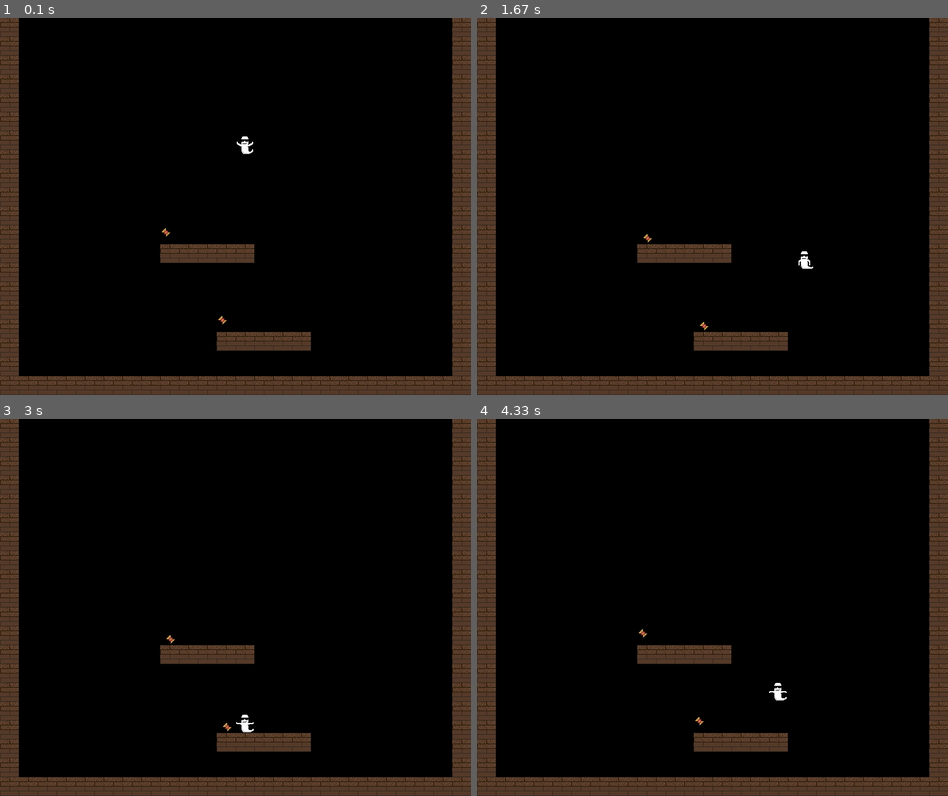
Above: before the commit, frames 1-4 (two rows, left to right).
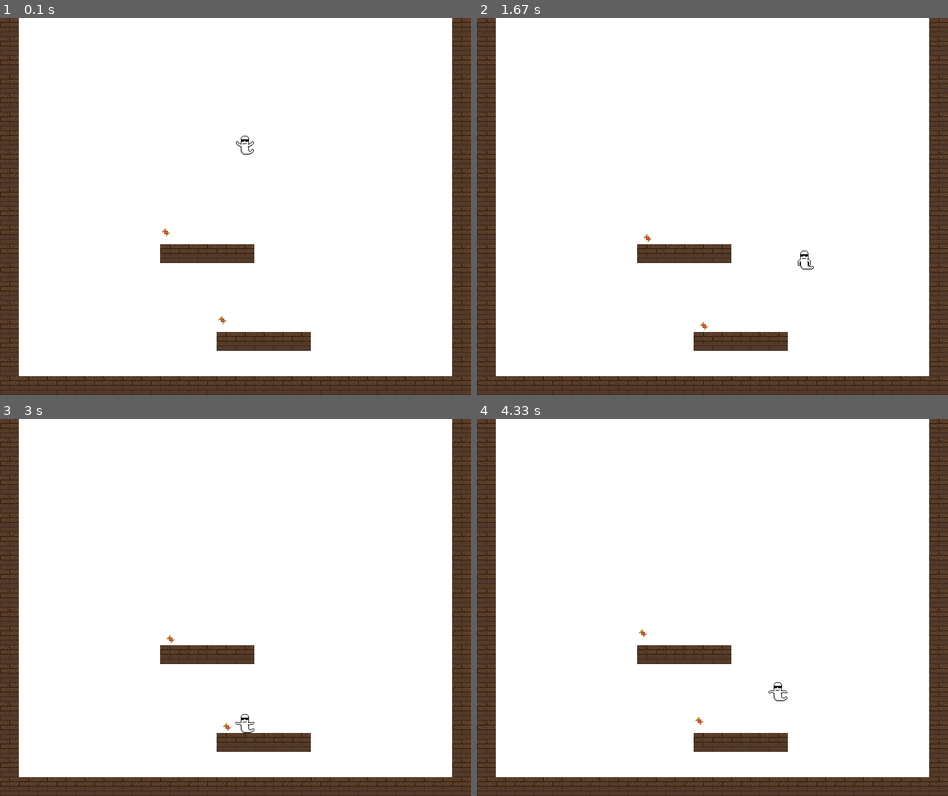
Above: after the commit, the same moments.

Repository: Cjreynol-zz/pygame-boilerplate
Game: pygame game, started from examples/test/__main__.py
Two runs of this game, one before a commit and one after it. Both use one fixed random seed, a clock stepped at 60 frames per second and the inputs below.
Inputs:
- Up to frame 1 (0.1 s): no input
- Up to frame 2 (1.67 s): hold Right 0.33-0.8 s; hold Up 0.83-1.13 s; hold Right 1.17-1.63 s
- Up to frame 3 (3 s): hold Left 1.67-2.2 s; hold Down 2.23-2.53 s; hold Left 2.57-2.97 s
- Up to frame 4 (4.33 s): hold Up 3-3.37 s; hold Right 3.4-4.03 s; hold Down from 4.07 s (still down)

The runs differ from the first frame. In frame 1, 85% of the frame differs, in the area x 4-96%, y 0-95%; in frame 2, 85%; in frame 3, 85%; in frame 4, 85%.

Commit message:
Fix classes and main scripts for runnning examples
Now you can run either example with no changes using:
python -m examples.module_name

Diff:
--- a/boilerplate/game.py
+++ b/boilerplate/game.py
@@ -48,7 +48,7 @@
             state.update(time_delta)
 
             self.screen.draw_all(state.get_all_groups(),
-                                    state.player.last_move)
+                                    state.player.velocity)
             self.screen.update()
 
         quit()
--- a/boilerplate/game_screen.py
+++ b/boilerplate/game_screen.py
@@ -1,6 +1,11 @@
-from itertools import chain
+from itertools      import chain
 
-from pygame import display, Surface
+from pygame         import display, Surface
+from pygame.math    import Vector2
+
+#from examples.ld42.pickup_display import PickupDisplay
+#from examples.ld42.timer          import Timer
+#from examples.ld42.total_time     import TotalTime
 
 
 class GameScreen:
@@ -8,10 +13,16 @@
     """
 
     DEFAULT_BACKGROUND_COLOR = (0, 0, 0)
+    WHITE = (255, 255, 255)
 
     def __init__(self, window_title, screen_size):
-        self.screen = self._create_screen(window_title, screen_size)
+        self.screen_size = screen_size
+        self.screen = self._create_screen(window_title, self.screen_size)
+
+        self.border_background, self.border_position = self._create_border(self.screen)
         self.background = self._create_default_background(self.screen)
+
+        self.camera_offset = Vector2(0, 0)
 
     def clear(self, groups):
         for group in groups:
@@ -21,8 +32,25 @@
         dirty_rect_lists = [group.draw(self.screen) for group in groups]
         return list(chain.from_iterable(dirty_rect_lists))     # flatten
 
+    def draw_all(self, groups, player_move):
+        self.camera_offset += player_move
+        self.screen.blit(self.border_background, self.border_position)
+        self.screen.blit(self.background, -self.camera_offset,
+                            ((0, 0), self.screen_size))
+
+        for group in groups:
+            for sprite in group.sprites():
+                position = sprite.rect.topleft - self.camera_offset
+                #if isinstance(sprite, (Timer, TotalTime, PickupDisplay)):
+                #    position = sprite.rect.topleft
+
+                self.screen.blit(sprite.image, position)
+
     def update_display(self, dirty_rects):
         display.update(dirty_rects)
+
+    def update(self):
+        display.flip()
 
     def _create_screen(self, window_title, screen_size):
         """
@@ -32,12 +60,27 @@
         display.set_caption(window_title)
         return screen
 
+    def _create_border(self, screen):
+        """
+        """
+        screen_size = screen.get_size()
+        border_size = (screen_size[0] * 2, screen_size[1] * 2)
+
+        border_background = Surface(border_size).convert()
+        border_background.fill(self.DEFAULT_BACKGROUND_COLOR)
+
+        border_position = (-screen_size[0] // 2, -screen_size[1] // 2)
+        screen.blit(border_background, border_position)
+        display.flip()
+
+        return border_background, border_position
+
     def _create_default_background(self, screen):
         """
         Create background Surface, display it on the screen, and return it.
         """
         background = Surface(screen.get_size()).convert()
-        background.fill(self.DEFAULT_BACKGROUND_COLOR)
+        background.fill(self.WHITE)
 
         screen.blit(background, (0, 0))
         display.flip()
--- a/boilerplate/ld42_game_screen.py
+++ /dev/null
@@ -1,73 +0,0 @@
-from pygame             import display, Surface
-from pygame.math        import Vector2
-
-from examples.ld42.pickup_display import PickupDisplay
-from examples.ld42.timer          import Timer
-from examples.ld42.total_time     import TotalTime
-
-
-class GameScreen:
-    """
-    """
-
-    DEFAULT_BACKGROUND_COLOR = (0, 0, 0)
-    WHITE = (255, 255, 255)
-
-    def __init__(self, window_title, screen_size):
-        self.screen_size = screen_size
-        self.screen = self._create_screen(window_title, screen_size)
-
-        self.border_background, self.border_position = self._create_border(self.screen)
-        self.background = self._create_default_background(self.screen)
-        self.camera_offset = Vector2(0, 0)
-
-    def draw_all(self, groups, player_move):
-        self.camera_offset += player_move
-        self.screen.blit(self.border_background, self.border_position)
-        self.screen.blit(self.background, -self.camera_offset,
-                            ((0, 0), self.screen_size))
-
-        for group in groups:
-            for sprite in group.sprites():
-                position = sprite.rect.topleft - self.camera_offset
-                if isinstance(sprite, (Timer, TotalTime, PickupDisplay)):
-                    position = sprite.rect.topleft
-
-                self.screen.blit(sprite.image, position)
-
-    def update(self):
-        display.flip()
-
-    def _create_screen(self, window_title, screen_size):
-        """
-        Create, configure, and return the game screen surface.
-        """
-        screen = display.set_mode(screen_size)
-        display.set_caption(window_title)
-        return screen
-
-    def _create_border(self, screen):
-        """
-        """
-        screen_size = screen.get_size()
-        border_size = (screen_size[0] * 2, screen_size[1] * 2)
-
-        border_background = Surface(border_size).convert()
-        border_background.fill(self.DEFAULT_BACKGROUND_COLOR)
-
-        border_position = (-screen_size[0] // 2, -screen_size[1] // 2)
-        screen.blit(border_background, border_position)
-        display.flip()
-
-        return border_background, border_position
-
-    def _create_default_background(self, screen):
-        """
-        Create background Surface, display it on the screen, and return it.
-        """
-        background = Surface(screen.get_size()).convert()
-        background.fill(self.WHITE)
-
-        screen.blit(background, (0, 0))
-        display.flip()
-        return background
--- a/boilerplate/movable_sprite.py
+++ b/boilerplate/movable_sprite.py
@@ -35,7 +35,6 @@
         super().update()
 
         self.position += self.velocity
-        #delta_d = self.velocity
         self.velocity += self.acceleration
 
         static_collisions = self._detect_collisions(static_groups)
@@ -43,7 +42,6 @@
 
         collectable_collisions = self._detect_collisions(collectable_groups,
                                                             True)
-        #return delta_d
         return collectable_collisions
 
     def _handle_collisions(self, collisions):
--- /dev/null
+++ b/examples/ld42/__main__.py
@@ -0,0 +1,12 @@
+from boilerplate.game           import Game
+
+from examples.ld42.game_state   import GameState
+
+
+def main():
+    game = Game("Example")
+    state = GameState()
+    game.full_screen_run(state)
+
+if __name__ == "__main__":
+    main()
--- a/main.py
+++ b/examples/test/__main__.py
@@ -6,7 +6,7 @@
 def main():
     game = Game("Example")
     state = GameState()
-    game.run(state)
+    game.dirty_rect_run(state)
 
 if __name__ == "__main__":
     main()
